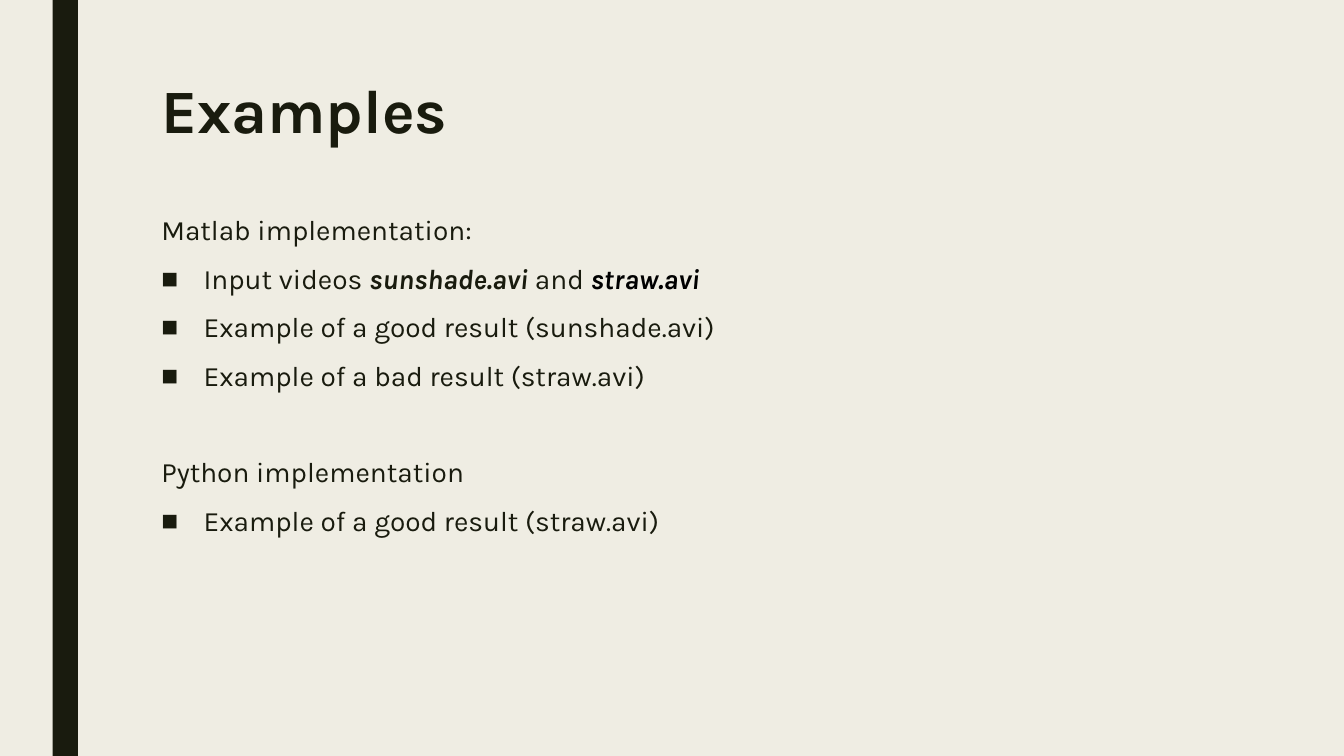
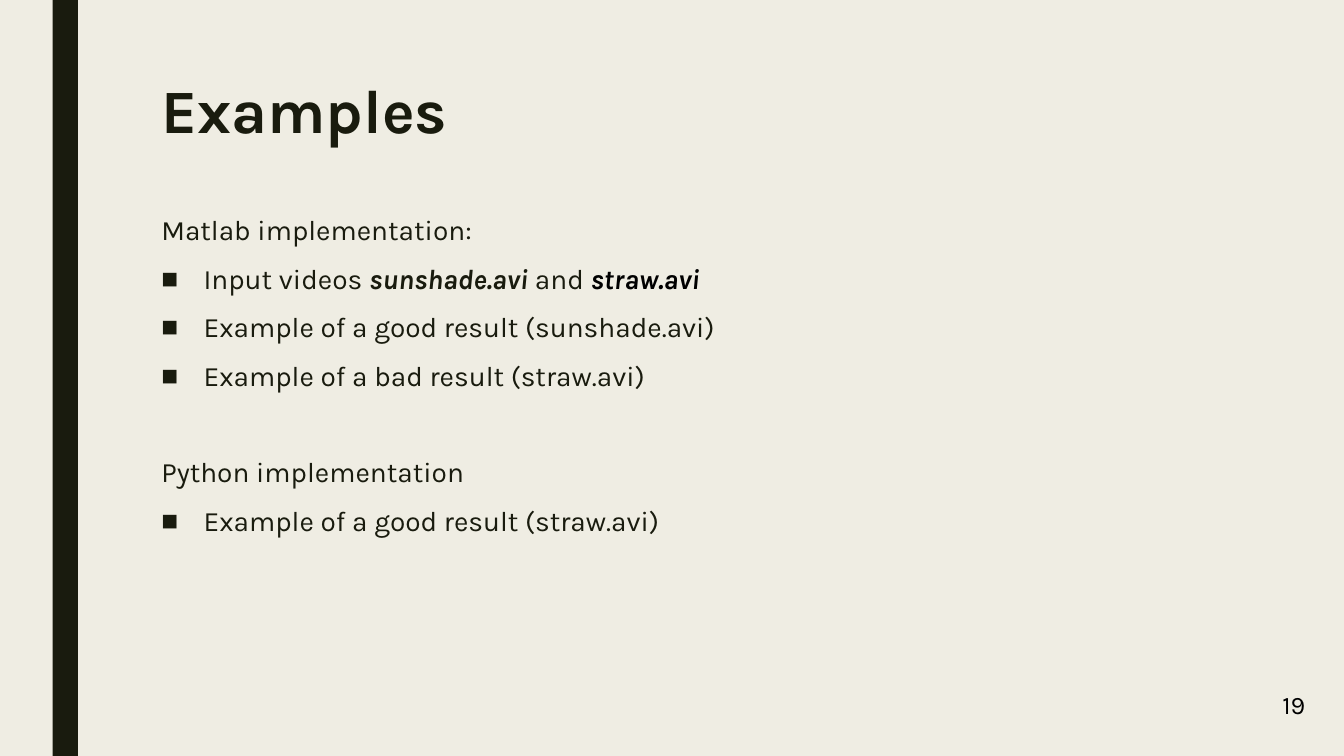
Before and after one commit to koptelovmax/gaussianprocess, a slide deck: slide 50 of presentation.pptx (slide 55 before the commit). Drawn at 1344x756 pixels with LibreOffice and Linux fonts; fonts in the diff are those of the drawing. Boxes give left, top, right and bottom in pixels: in the first picture for what was removed or moved away, otherwise in the second. Text is boxed around its words. In the diff, an @@ line names an element or a change of style, - is before the commit and + after.

```diff
--- a/presentation.pptx
+++ b/presentation.pptx
@@ text added at box(1282, 698, 1305, 715), 18 pt, text #000000 @@
+19
```
Also in this commit, not shown: 35 other slides changed, 3 slides added, 9 slides removed, 3 other files.
